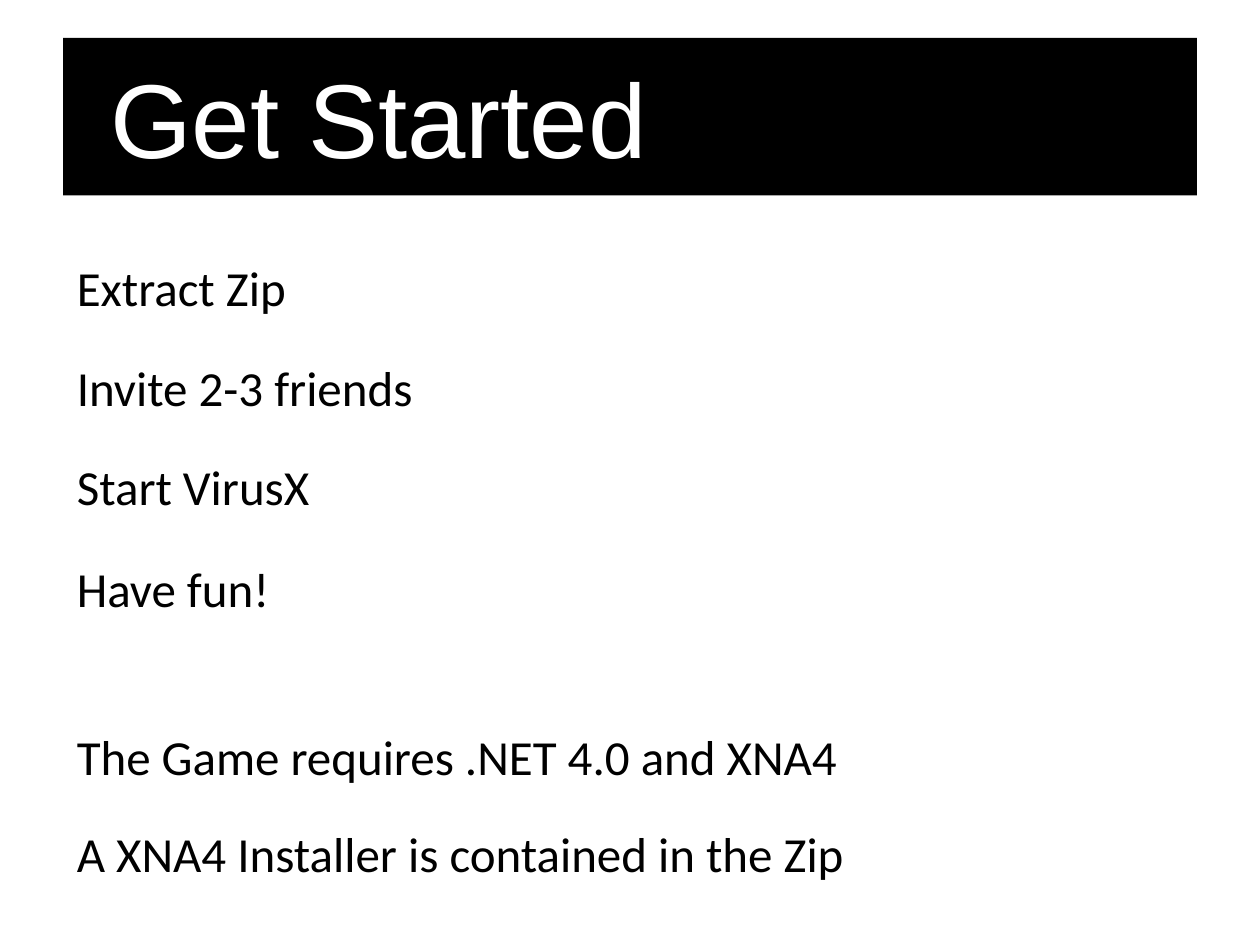
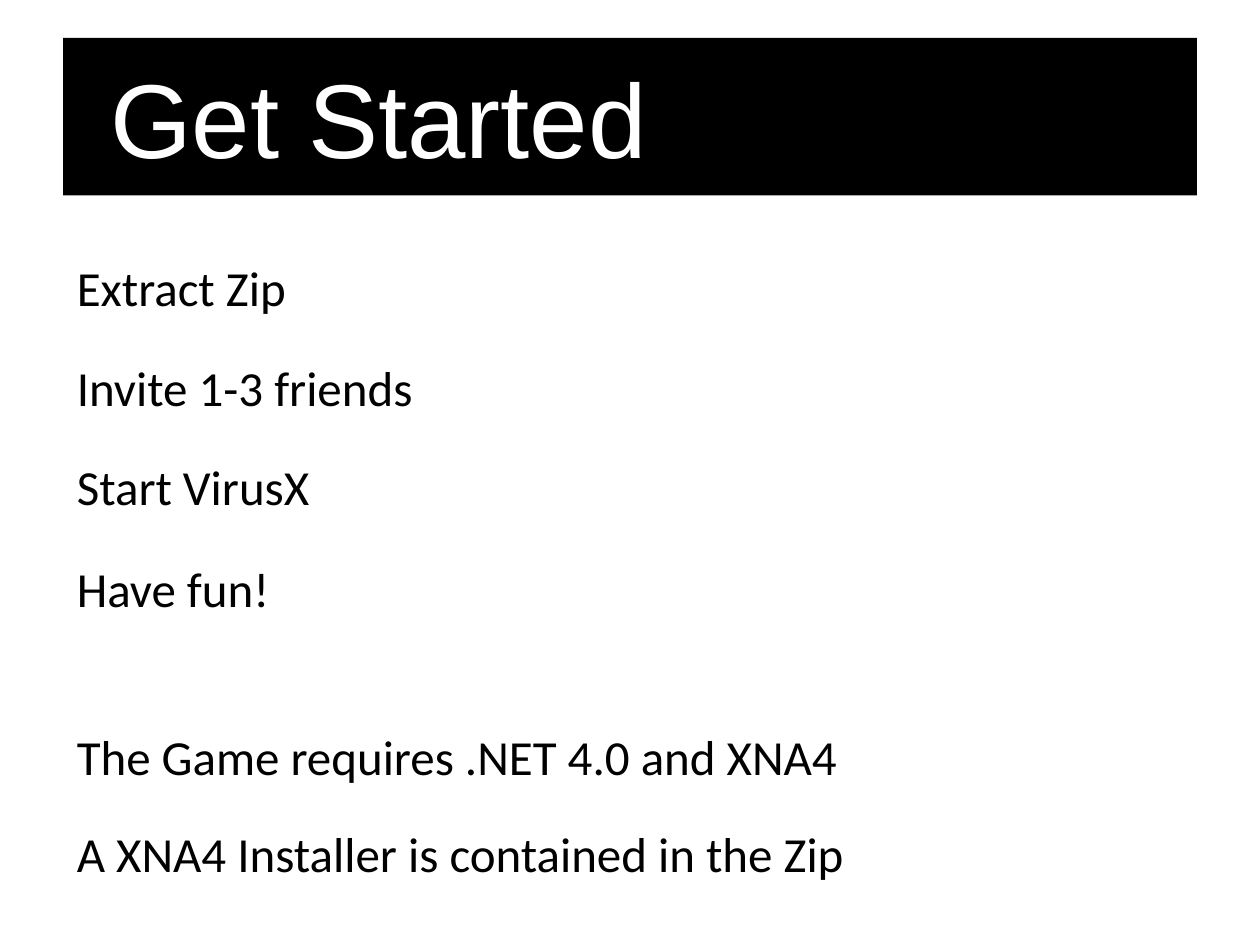
Before and after one commit to Acagamics/virusx, a slide deck: slide 2 of imagine_cup/virusX how to.pptx. Drawn at 1260x945 pixels with LibreOffice and Linux fonts; fonts in the diff are those of the drawing; background and template pictures are left out. Boxes give left, top, right and bottom in pixels: in the first picture for what was removed or moved away, otherwise in the second. Text is boxed around its words. In the diff, an @@ line names an element or a change of style, - is before the commit and + after.

```diff
--- a/imagine_cup/virusX how to.pptx
+++ b/imagine_cup/virusX how to.pptx
@@ text at [77, 372, 412, 407]: text changed @@
-Invite 2-3 friends
+Invite 1-3 friends
```
Also in this commit, not shown: 1 other file.
